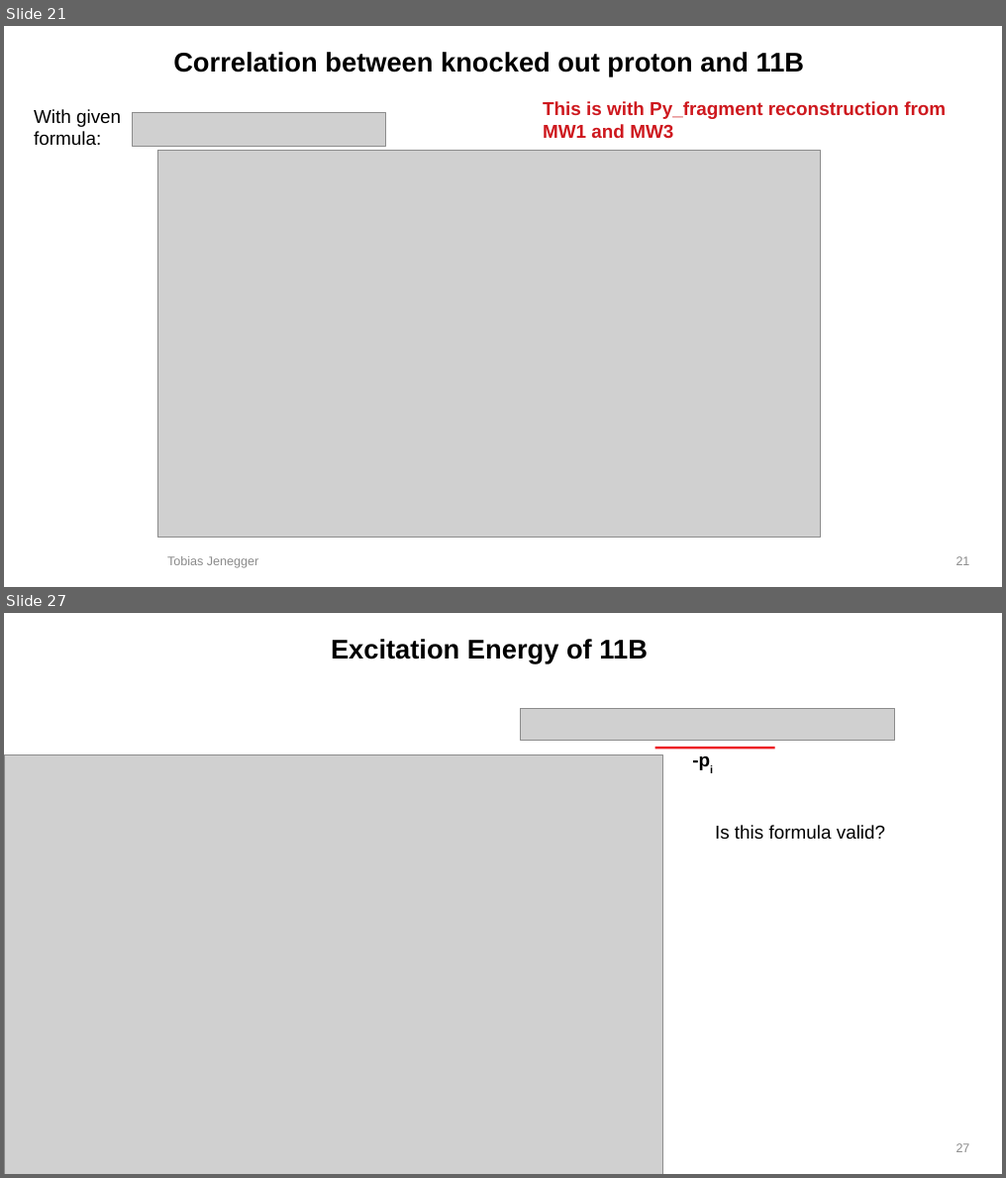
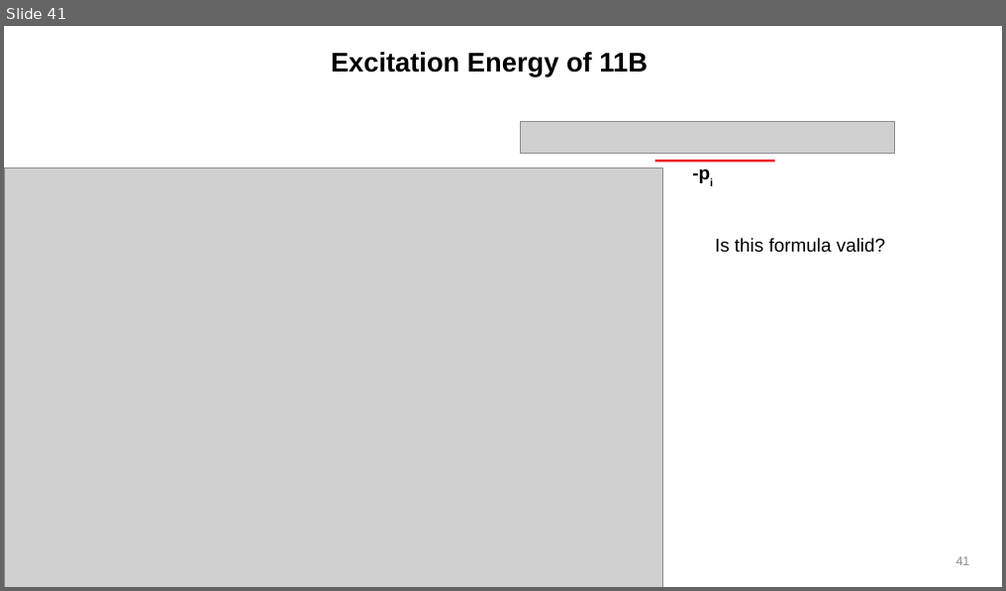
Before and after one commit to jenegger/2021_psi_pres, a slide deck: analysis.odp. Shown one above the other, each under a label of ours: slides 21 and 27 before the commit, slide 41 after it; the slides between them are not shown. The pictures are 1006x1178 and 1006x591 pixels, drawn with LibreOffice and Linux fonts; fonts in the diff are those of the drawing; grey boxes stand for pictures; background and template pictures are left out. Boxes give left, top, right and bottom in pixels: in the first picture for what was removed or moved away, otherwise in the second. Text is boxed around its words. In the diff, an @@ line names an element or a change of style, - is before the commit and + after.

```diff
--- a/analysis.odp
+++ b/analysis.odp
@@ slide 21 removed at bbox=[4, 26, 1002, 587], background #FFFFFF @@
@@ title removed at bbox=[173, 52, 805, 76] @@
-Correlation between knocked out proton and 11B
@@ text removed at bbox=[34, 109, 121, 146] @@
-With given formula:
@@ picture removed at bbox=[133, 113, 386, 146] @@
@@ text removed at bbox=[543, 101, 945, 138] @@
-This is with Py_fragment reconstruction from MW1 and MW3
@@ picture removed at bbox=[157, 151, 820, 538] @@
@@ text removed at bbox=[167, 557, 258, 569] @@
-Tobias Jenegger
@@ page number removed at bbox=[956, 557, 970, 566] @@
-21
@@ what was slide 27 is now slide 41 @@
@@ page number at bbox=[956, 557, 970, 566]: text changed @@
-27
+41
```
Also in this commit, not shown: 8 slides changed, 15 slides added, 4 other slides removed, 7 other files.
